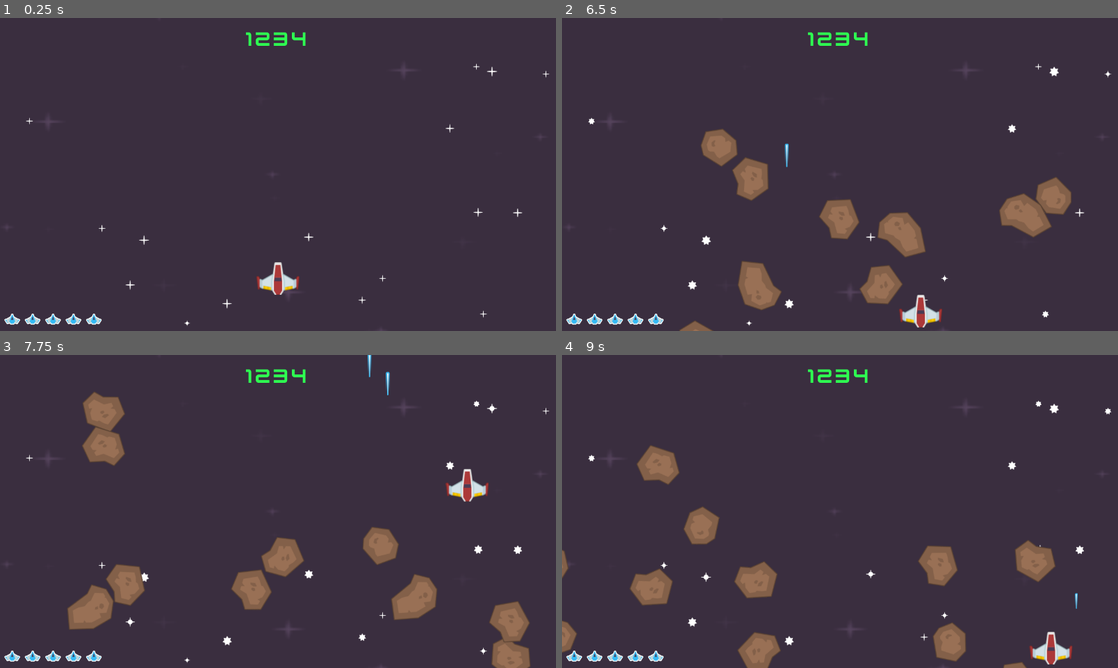
Above: before the commit, frames 1-4 (two rows, left to right).
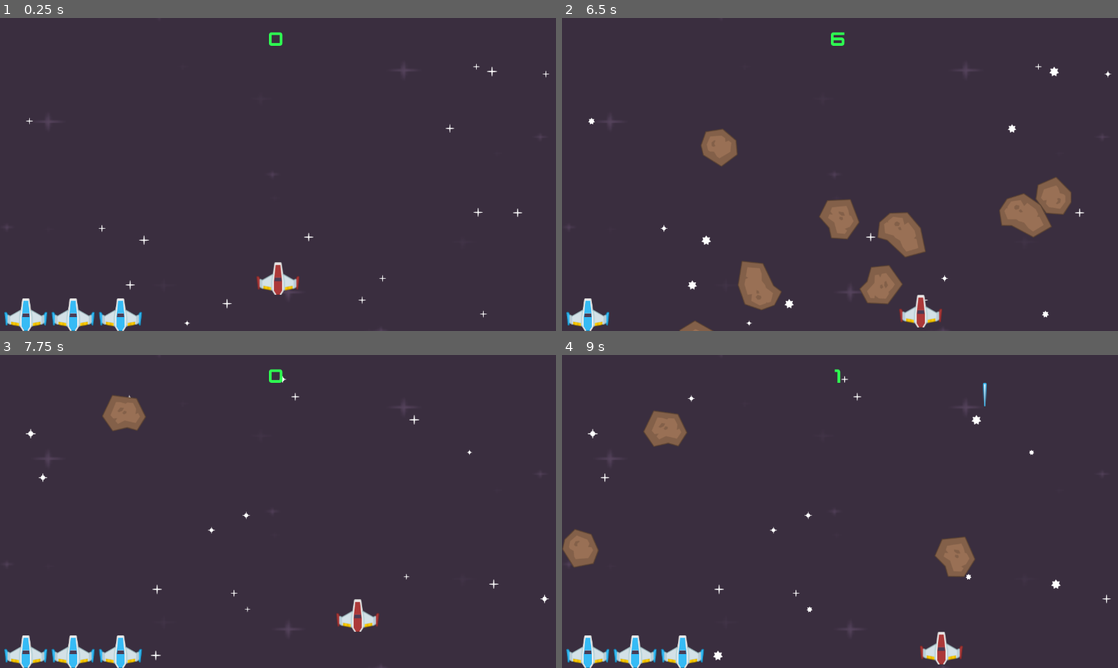
Above: after the commit, the same moments.

Repository: jbmitchell7/Space-Renegades-Redux
Game: Godot game, scene res://level.tscn
Same seed, same stepped clock (60 frames per second), same inputs: the game is played once before the commit and once after it.
Inputs:
- Up to frame 1 (0.25 s): no input
- Up to frame 2 (6.5 s): hold D (right) 0.53-1.28 s; hold Space (shoot) 0.53-1.28 s; hold S (down) 1.28-2.03 s; tap Space (shoot) every 1.5 s from 1.35 to 5.85 s; hold D (right) 2.03-2.78 s; hold Space (shoot) 2.03-2.78 s; hold W (up) 2.78-3.53 s; hold Space (shoot) 3.53-4.28 s; hold A (left) 3.53-5.03 s; hold S (down) 5.03-5.78 s; hold Space (shoot) 5.03-5.78 s; hold D (right) from 5.78 s (still down)
- Up to frame 3 (7.75 s): release D (right) at 6.53 s; hold W (up) 6.53-7.28 s; hold Space (shoot) 6.53-7.28 s; hold D (right) from 7.28 s (still down); tap Space (shoot) at 7.35 s
- Up to frame 4 (9 s): release D (right) at 8.03 s; hold S (down) 8.03-8.78 s; hold Space (shoot) 8.03-8.78 s; hold A (left) from 8.78 s (still down); tap Space (shoot) at 8.85 s

The runs differ from the first frame. In frame 1, 1.5% of the frame differs, in the area x 0-55%, y 4-100%; in frame 2, 1.5%; in frame 3, 9.7%, in the area x 0-99%, y 0-100%; in frame 4, 9.4%.

Commit message:
wire up ui to go to game over

Diff:
--- /dev/null
+++ b/game_over.gd
@@ -0,0 +1,10 @@
+extends Control
+
+@export var level_scene: PackedScene = load("res://level.tscn")
+
+func _ready() -> void:
+	$CenterContainer/VBoxContainer/Score.text = $CenterContainer/VBoxContainer/Score.text + str(Global.score)
+
+func _input(event):
+	if event.is_action_pressed("shoot"):
+		get_tree().change_scene_to_packed(level_scene)
--- a/game_over.tscn
+++ b/game_over.tscn
@@ -1,6 +1,7 @@
-[gd_scene load_steps=3 format=3 uid="uid://7b02xyxexyu7"]
+[gd_scene load_steps=4 format=3 uid="uid://7b02xyxexyu7"]
 
 [ext_resource type="FontFile" uid="uid://dk2vx0upu7mw7" path="res://Fonts/kenvector_future.ttf" id="1_s2gff"]
+[ext_resource type="Script" path="res://game_over.gd" id="1_soo05"]
 [ext_resource type="FontFile" uid="uid://dff823ssmqebh" path="res://Fonts/kenvector_future_thin.ttf" id="2_r18nj"]
 
 [node name="GameOver" type="Control"]
@@ -10,6 +11,7 @@
 anchor_bottom = 1.0
 grow_horizontal = 2
 grow_vertical = 2
+script = ExtResource("1_soo05")
 
 [node name="BG" type="ColorRect" parent="."]
 layout_mode = 1
@@ -45,7 +47,7 @@
 theme_override_colors/font_color = Color(0.180392, 1, 0.317647, 1)
 theme_override_fonts/font = ExtResource("1_s2gff")
 theme_override_font_sizes/font_size = 25
-text = "Your Score"
+text = "Your Score: "
 horizontal_alignment = 1
 
 [node name="MarginContainer" type="MarginContainer" parent="."]
--- /dev/null
+++ b/global/global.gd
@@ -0,0 +1,3 @@
+extends Node
+
+var score := 0
--- a/level.gd
+++ b/level.gd
@@ -4,7 +4,13 @@
 var meteor_scene: PackedScene = load("res://meteor.tscn")
 var laser_scene: PackedScene = load("res://laser.tscn")
 
+var health := 3
+
 func _ready() -> void:
+	# set up health
+	get_tree().call_group('ui', 'set_health', health)
+
+	# stars
 	var size := get_viewport().get_visible_rect().size
 	var rng := RandomNumberGenerator.new()
 	for star in $Stars.get_children():
@@ -25,6 +31,14 @@
 	var meteor = meteor_scene.instantiate()
 	# attach to scene tree
 	$Meteors.add_child(meteor)
+	# connect collision signal
+	meteor.connect('collision', _on_meteor_collision)
+
+func _on_meteor_collision():
+	health -= 1
+	get_tree().call_group('ui', 'set_health', health)
+	if (health <= 0):
+		get_tree().change_scene_to_file.call_deferred('res://game_over.tscn')
 
 
 func _on_player_laser(pos) -> void:
--- a/meteor.gd
+++ b/meteor.gd
@@ -3,6 +3,8 @@
 var speed: int
 var rotation_speed: int
 var direction_x: float
+
+signal collision
 
 # Called when the node enters the scene tree for the first time.
 func _ready() -> void:
@@ -26,3 +28,10 @@
 func _process(delta: float) -> void:
 	position += Vector2(direction_x, 1.0) * speed * delta
 	rotation_degrees += rotation_speed * delta
+
+func _on_body_entered(_body):
+	collision.emit()
+
+func _on_area_entered(area: Area2D) -> void:
+	area.queue_free()
+	queue_free()
--- a/meteor.tscn
+++ b/meteor.tscn
@@ -17,4 +17,5 @@
 position = Vector2(244, 215)
 shape = SubResource("CircleShape2D_5ley7")
 
+[connection signal="area_entered" from="." to="." method="_on_area_entered"]
 [connection signal="body_entered" from="." to="." method="_on_body_entered"]
--- a/project.godot
+++ b/project.godot
@@ -14,6 +14,10 @@
 run/main_scene="res://level.tscn"
 config/features=PackedStringArray("4.3", "Forward Plus")
 config/icon="res://icon.svg"
+
+[autoload]
+
+Global="*res://global/global.gd"
 
 [display]
 
--- /dev/null
+++ b/ui.gd
@@ -0,0 +1,21 @@
+extends CanvasLayer
+
+static var health_ship = load("res://PNG/playerShip1_blue.png")
+var time_elapsed := 0
+
+func set_health(amount):
+	# remove all children
+	for child in $MarginContainer2/HBoxContainer.get_children():
+		child.queue_free()
+	# create new children amount set by health
+	for i in amount:
+		var text_rect = TextureRect.new()
+		text_rect.texture = health_ship
+		$MarginContainer2/HBoxContainer.add_child(text_rect)
+		text_rect.stretch_mode = TextureRect.STRETCH_KEEP
+
+
+func _on_score_timer_timeout() -> void:
+	time_elapsed += 1
+	$MarginContainer/Label.text = str(time_elapsed)
+	Global.score = time_elapsed
--- a/ui.tscn
+++ b/ui.tscn
@@ -1,9 +1,10 @@
 [gd_scene load_steps=3 format=3 uid="uid://6daseg2fr4c8"]
 
+[ext_resource type="Script" path="res://ui.gd" id="1_iykgk"]
 [ext_resource type="FontFile" uid="uid://dk2vx0upu7mw7" path="res://Fonts/kenvector_future.ttf" id="1_vf1sd"]
-[ext_resource type="Texture2D" uid="uid://dk8bi48j5lhj8" path="res://PNG/UI/playerLife2_blue.png" id="2_s7bk0"]
 
-[node name="UI" type="CanvasLayer"]
+[node name="UI" type="CanvasLayer" groups=["ui"]]
+script = ExtResource("1_iykgk")
 
 [node name="MarginContainer" type="MarginContainer" parent="."]
 anchors_preset = 5
@@ -20,7 +21,7 @@
 theme_override_colors/font_color = Color(0.180392, 1, 0.317647, 1)
 theme_override_fonts/font = ExtResource("1_vf1sd")
 theme_override_font_sizes/font_size = 50
-text = "1234"
+text = "0"
 horizontal_alignment = 1
 
 [node name="MarginContainer2" type="MarginContainer" parent="."]
@@ -37,27 +38,7 @@
 layout_mode = 2
 theme_override_constants/separation = 10
 
-[node name="TextureRect" type="TextureRect" parent="MarginContainer2/HBoxContainer"]
-layout_mode = 2
-texture = ExtResource("2_s7bk0")
-stretch_mode = 2
+[node name="ScoreTimer" type="Timer" parent="."]
+autostart = true
 
-[node name="TextureRect2" type="TextureRect" parent="MarginContainer2/HBoxContainer"]
-layout_mode = 2
-texture = ExtResource("2_s7bk0")
-stretch_mode = 2
-
-[node name="TextureRect3" type="TextureRect" parent="MarginContainer2/HBoxContainer"]
-layout_mode = 2
-texture = ExtResource("2_s7bk0")
-stretch_mode = 2
-
-[node name="TextureRect4" type="TextureRect" parent="MarginContainer2/HBoxContainer"]
-layout_mode = 2
-texture = ExtResource("2_s7bk0")
-stretch_mode = 2
-
-[node name="TextureRect5" type="TextureRect" parent="MarginContainer2/HBoxContainer"]
-layout_mode = 2
-texture = ExtResource("2_s7bk0")
-stretch_mode = 2
+[connection signal="timeout" from="ScoreTimer" to="." method="_on_score_timer_timeout"]
